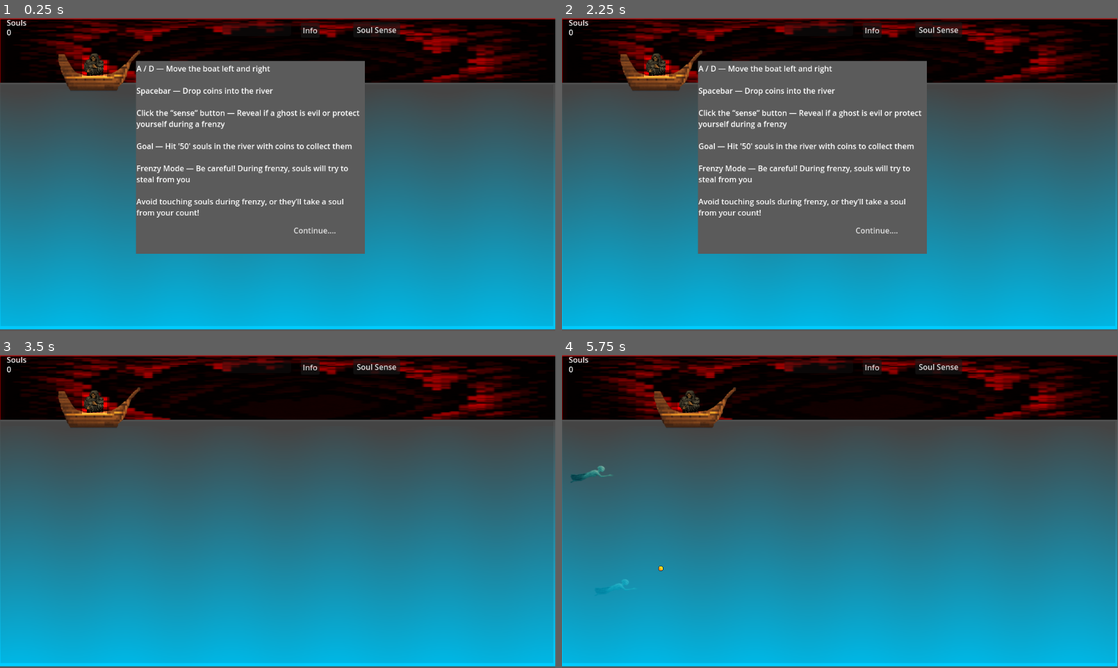
Above: before the commit, frames 1-4 (two rows, left to right).
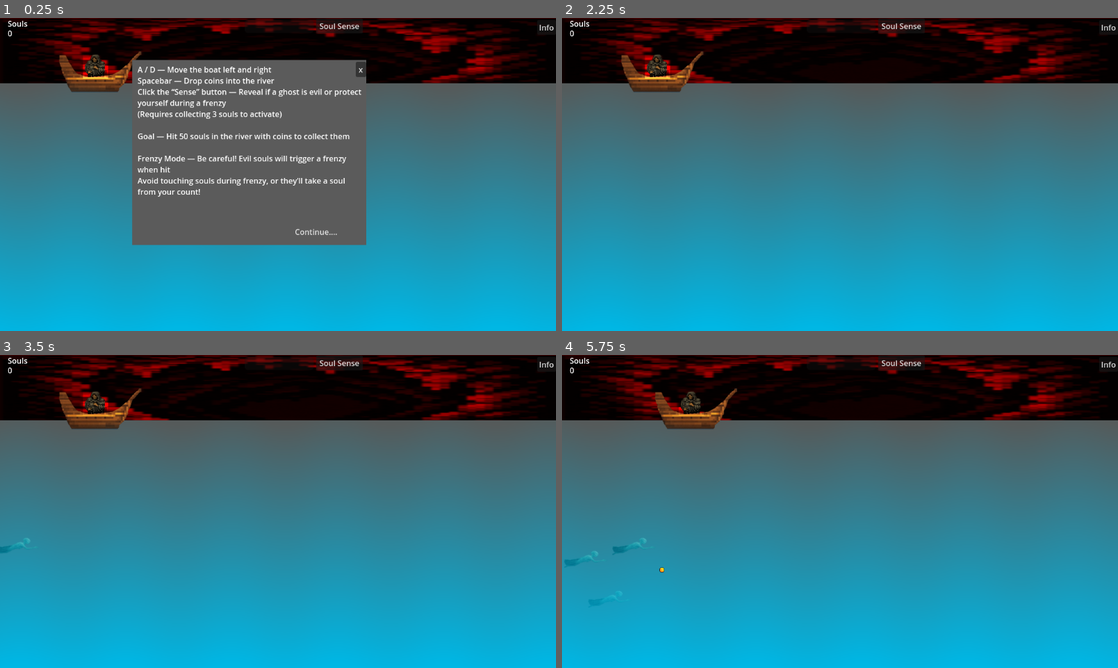
Above: after the commit, the same moments.

Repository: Latamata/PixelJam2025
Game: Godot game, scene res://scenes/game_scene.tscn
Two runs of this game, one before a commit and one after it. Both use one fixed random seed, a clock stepped at 60 frames per second and the inputs below.
Inputs (mouse positions are in pixels of both pictures, inside the frame that each line leads up to):
- Up to frame 1 (0.25 s): no input
- Up to frame 2 (2.25 s): click (1106, 27) at 0.5 s, where only the run after the commit has a clickable "Info"; click (901, 27) at 1.25 s, where only the run after the commit has a clickable "Soul Sense"; click (923, 68) at 2 s, where only the run after the commit has a clickable "x"
- Up to frame 3 (3.5 s): click (316, 567) at 2.75 s, where only the run before the commit has a clickable "Continue...."
- Up to frame 4 (5.75 s): tap Enter (ui_accept) at 3.5, 3.77, 4.52 s; hold Right (ui_right) 3.53-4.28 s; hold Left (ui_left) 4.28-5.03 s; hold Right (ui_right) from 5.03 s (still down)
In our replay, the window is 799x449 before the commit and 800x450 after it. These sizes can differ from the game's own. Grey fills any space a smaller window leaves; there, only what the larger window draws over its background counts as a difference.

The runs differ from the first frame. In frame 1, 12% of the frame differs, in the area x 0-100%, y 0-100%; in frame 2, 26%; in frame 3, 6.8%; in frame 4, 7.0%.

Commit message:
Final push 2.0
had to fix major gameplay issue with having sense on timer cooldown. set it up to be able to sense after collecting 3 souls, fixed various issues with UI and positioning.

Diff:
--- a/project.godot
+++ b/project.godot
@@ -19,6 +19,10 @@
 
 Globals="*res://scripts/Globals.gd"
 
+[display]
+
+window/stretch/mode="viewport"
+
 [input]
 
 ui_left={
--- a/scenes/Player.tscn
+++ b/scenes/Player.tscn
@@ -180,8 +180,6 @@
 position = Vector2(-8.5, 25.5)
 shape = SubResource("RectangleShape2D_3li8b")
 
-[node name="sense_timer" type="Timer" parent="."]
-
 [node name="PointLight2D" type="PointLight2D" parent="."]
 position = Vector2(-9, -9)
 scale = Vector2(0.203125, 49)
@@ -190,4 +188,3 @@
 [connection signal="body_entered" from="sense_circle" to="." method="_on_sense_circle_body_entered"]
 [connection signal="animation_finished" from="AnimationPlayer" to="." method="_on_animation_player_animation_finished"]
 [connection signal="body_entered" from="Area2D" to="." method="_on_area_2d_body_entered"]
-[connection signal="timeout" from="sense_timer" to="." method="_on_sense_timer_timeout"]
--- a/scenes/game_scene.tscn
+++ b/scenes/game_scene.tscn
@@ -19,16 +19,16 @@
 script = ExtResource("1_ycayy")
 
 [node name="Background" type="Sprite2D" parent="."]
-modulate = Color(1, 0, 0, 1)
-position = Vector2(578, 69.5)
-scale = Vector2(3.32759, 0.658416)
+modulate = Color(1, 0.00784314, 0, 1)
+position = Vector2(576, 67.5)
+scale = Vector2(3.31034, 0.668317)
 texture = ExtResource("2_rurhu")
 
 [node name="background" type="ColorRect" parent="."]
-visible = false
-offset_right = 1150.0
-offset_bottom = 646.0
-color = Color(0.423529, 0.423529, 0.423529, 0.784314)
+offset_top = 135.0
+offset_right = 1152.0
+offset_bottom = 648.0
+color = Color(0.392157, 0.423529, 0.423529, 0.784314)
 
 [node name="Player" parent="." instance=ExtResource("2_bw6k5")]
 position = Vector2(207, 110)
@@ -37,21 +37,17 @@
 
 [node name="water" type="ColorRect" parent="."]
 material = SubResource("ShaderMaterial_mixcd")
-offset_top = 149.0
-offset_right = 1155.0
+offset_top = 135.0
+offset_right = 1152.0
 offset_bottom = 648.0
-
-[node name="Camera2D" type="Camera2D" parent="."]
-position = Vector2(578, 326)
 
 [node name="Timer" type="Timer" parent="."]
 autostart = true
 
 [node name="water_ovelay" type="ColorRect" parent="."]
-offset_left = 3.0
-offset_top = 140.0
-offset_right = 1150.0
-offset_bottom = 641.0
+offset_top = 135.0
+offset_right = 1152.0
+offset_bottom = 648.0
 color = Color(0, 0, 0, 0.105882)
 
 [node name="user_interface" parent="." instance=ExtResource("2_y3j0m")]
@@ -72,7 +68,6 @@
 autoplay = true
 parameters/looping = true
 
-[connection signal="cooldown_updated" from="Player" to="." method="_on_player_cooldown_updated"]
 [connection signal="timeout" from="Timer" to="." method="_on_timer_timeout"]
 [connection signal="sense_souls" from="user_interface" to="." method="_on_user_interface_sense_souls"]
 [connection signal="timeout" from="frenzy_timestop" to="." method="_on_frenzy_timestop_timeout"]
--- a/scenes/user_interface.tscn
+++ b/scenes/user_interface.tscn
@@ -3,40 +3,52 @@
 [ext_resource type="Script" uid="uid://b4dkhdooyupv4" path="res://scripts/user_interface.gd" id="1_syvep"]
 
 [node name="user_interface" type="Control"]
+process_mode = 3
 layout_mode = 3
 anchors_preset = 0
 script = ExtResource("1_syvep")
 
 [node name="helpers" type="Control" parent="."]
 anchors_preset = 0
-offset_left = 626.0
-offset_top = 12.0
-offset_right = 726.0
+offset_left = 4.0
+offset_top = 4.0
+offset_right = 1152.0
 offset_bottom = 52.0
 
 [node name="Button" type="Button" parent="helpers"]
-layout_mode = 0
-offset_right = 19.0
-offset_bottom = 9.0
+layout_mode = 1
+anchors_preset = 1
+anchor_left = 1.0
+anchor_right = 1.0
+offset_left = -39.0
+offset_bottom = 31.0
+grow_horizontal = 0
 focus_mode = 0
 text = "Info"
 
 [node name="soul_sense" type="Button" parent="helpers"]
-layout_mode = 0
-offset_left = 109.0
-offset_top = -1.0
-offset_right = 206.0
-offset_bottom = 30.0
+layout_mode = 1
+anchors_preset = 5
+anchor_left = 0.5
+anchor_right = 0.5
+offset_left = 77.0
+offset_top = -3.0
+offset_right = 174.0
+offset_bottom = 28.0
+grow_horizontal = 2
 focus_mode = 0
 text = "Soul Sense"
 
 [node name="sense_cooldown" type="ProgressBar" parent="helpers"]
-layout_mode = 0
-offset_left = -163.0
-offset_top = 1.0
-offset_right = -20.0
-offset_bottom = 28.0
-max_value = 10.0
+layout_mode = 1
+anchors_preset = 5
+anchor_left = 0.5
+anchor_right = 0.5
+offset_left = -71.5
+offset_right = 71.5
+offset_bottom = 27.0
+grow_horizontal = 2
+max_value = 3.0
 show_percentage = false
 
 [node name="Control" type="Control" parent="."]
@@ -71,7 +83,6 @@
 text = "0"
 
 [node name="tuts" type="Control" parent="."]
-visible = false
 anchors_preset = 0
 offset_left = 284.0
 offset_top = 91.0
@@ -83,7 +94,9 @@
 anchors_preset = 15
 anchor_right = 1.0
 anchor_bottom = 1.0
-offset_bottom = 51.0
+offset_left = -10.0
+offset_top = -4.0
+offset_bottom = 30.0
 grow_horizontal = 2
 grow_vertical = 2
 color = Color(0.359069, 0.359069, 0.359069, 1)
@@ -95,16 +108,15 @@
 offset_right = 471.0
 offset_bottom = 349.0
 text = "A / D — Move the boat left and right
+Spacebar — Drop coins into the river
+Click the “Sense” button — Reveal if a ghost is evil or protect yourself during a frenzy
+(Requires collecting 3 souls to activate)
 
-Spacebar — Drop coins into the river
+Goal — Hit 50 souls in the river with coins to collect them
 
-Click the “sense” button — Reveal if a ghost is evil or protect yourself during a frenzy
-
-Goal — Hit '50' souls in the river with coins to collect them
-
-Frenzy Mode — Be careful! During frenzy, souls will try to steal from you
-
-Avoid touching souls during frenzy, or they’ll take a soul from your count!"
+Frenzy Mode — Be careful! Evil souls will trigger a frenzy when hit
+Avoid touching souls during frenzy, or they’ll take a soul from your count!
+"
 
 [node name="exit_tut" type="Button" parent="tuts"]
 process_mode = 2
@@ -117,6 +129,18 @@
 text = "Continue...."
 flat = true
 
+[node name="close_tut" type="Button" parent="tuts"]
+process_mode = 2
+layout_mode = 1
+anchors_preset = 1
+anchor_left = 1.0
+anchor_right = 1.0
+offset_left = -22.0
+offset_bottom = 31.0
+grow_horizontal = 0
+text = "x"
+
 [connection signal="button_down" from="helpers/Button" to="." method="_on_button_button_down"]
 [connection signal="button_down" from="helpers/soul_sense" to="." method="_on_soul_sense_button_down"]
 [connection signal="button_down" from="tuts/exit_tut" to="." method="_on_exit_tut_button_down"]
+[connection signal="button_down" from="tuts/close_tut" to="." method="_on_close_tut_button_down"]
--- a/scripts/Globals.gd
+++ b/scripts/Globals.gd
@@ -1,7 +1,7 @@
 extends Node
 
 signal UI_signal
-var soul_count = 1
+var soul_count = 0
 const SOUL_LIMIT = 50  # set your desired limit
 
 func add_souls(soul_amount):
--- a/scripts/game_scene.gd
+++ b/scripts/game_scene.gd
@@ -4,7 +4,7 @@
 @onready var coin_scene = preload("res://scenes/coin.tscn")
 @onready var soul_scene = preload("res://scenes/soul.tscn")
 @onready var player: CharacterBody2D = $Player
-@onready var camera_2d: Camera2D = $Camera2D
+#@onready var camera_2d: Camera2D = $Camera2D
 @onready var soul_group_node: Node2D = $soul_group_node
 @onready var water_ovelay: ColorRect = $water_ovelay
 @onready var audio_stream_player_2d: AudioStreamPlayer2D = $AudioStreamPlayer2D
@@ -15,7 +15,6 @@
 func _input(event):
 	if event.is_action_pressed("ui_accept"):
 		toss_a_coin()
-
 
 var can_toss_coin := true
 
@@ -36,24 +35,24 @@
 func spawn_soul():
 	var soul = soul_scene.instantiate()
 
-	# Get camera boundaries
-	var cam_pos = camera_2d.global_position
+	# Get camera center and screen size
+	#var cam_pos = camera_2d.global_position
 	var screen_size = get_viewport().get_visible_rect().size
-	# Spawn just to the left of the water overlay
+
+	# X position: just left of the water overlay
 	var overlay_pos = water_ovelay.get_global_position()
-	var spawn_x = overlay_pos.x - 32  # Adjust padding as needed
+	var spawn_x = overlay_pos.x - 32
 
-
-	# Spawn somewhere between 25% and 100% of screen height
-	var top_limit = cam_pos.y - screen_size.y / 2 + screen_size.y * 0.25
-	var bottom_limit = cam_pos.y + screen_size.y / 2
+	# Define vertical spawn limits more precisely
+	var soul_height = 32  # Approximate half of the soul sprite's height (adjust if needed)
+	var top_limit = screen_size.y / 2 + screen_size.y * 0.25 + soul_height
+	var bottom_limit =  screen_size.y / 2 - soul_height
 	var spawn_y = randf_range(top_limit, bottom_limit)
 
 	# Setup soul
 	if evil_water_off:
 		soul.attacking = true
 
-	# 🎲 Random chance to be evil — 20% chance (adjust as needed)
 	if randf() < 0.2:
 		soul.evil_soul = true
 	soul.connect("evil_spirit_triggered", Callable(self, "_on_soul_evil_spirit_triggered"))
@@ -63,7 +62,6 @@
 	soul.global_position = Vector2(spawn_x, spawn_y)
 
 	soul_group_node.add_child(soul)
-
 
 func _UI_signal():
 	$user_interface.update_UI()
@@ -87,24 +85,21 @@
 			entity.attacking = false
 
 func _on_user_interface_sense_souls() -> void:
-	#print(player.sense_on_cooldown)
-	if !player.sense_on_cooldown:
-		player.soul_sense()
+	player.soul_sense()
 
 var frenzy_on_cooldown = false
 
-func _on_soul_evil_spirit_triggered() -> void:
-	#print(frenzy_on_cooldown)
-	if !evil_water_off and !frenzy_on_cooldown:
-		_on_user_interface_change_color_water()
-
+func _on_soul_evil_spirit_triggered(if_evil) -> void:
+	if if_evil:
+		if !evil_water_off and !frenzy_on_cooldown:
+			_on_user_interface_change_color_water()
+	else:
+		$user_interface.add_soul_progress(1.0)  # adjust value to balance gameplay
+	$user_interface.update_UI()
 func _on_frenzy_timestop_timeout() -> void:
 	_on_user_interface_change_color_water()
 	frenzy_on_cooldown = true
-	$frenzy_balanceCD.start()  # Start cooldown timer
-
-func _on_player_cooldown_updated(progress: float) -> void:
-	$user_interface.set_soul_reload_UI(progress)
+	$frenzy_balanceCD.start()  # Start cooldown time
 
 func _on_frenzy_balance_cd_timeout() -> void:
 	#print('running')
--- a/scripts/player_script.gd
+++ b/scripts/player_script.gd
@@ -1,11 +1,8 @@
 extends CharacterBody2D
-
-signal cooldown_updated(progress : float)
 
 @export var speed := 100.0  # You can adjust this to your needs
 @onready var sense_circle: Area2D = $sense_circle
 @onready var animation_player: AnimationPlayer = $AnimationPlayer
-var sense_on_cooldown = false
 var direction := 0.0  # Make direction a member variable
 var max_cooldown = 5.0
 var cooldown_counter = 0
@@ -31,9 +28,6 @@
 		body.attacking = false
 
 func soul_sense():
-	sense_on_cooldown = true
-	cooldown_counter = 10.0
-	$sense_timer.start()
 	animation_player.play("circle_sense")
 
 func _on_animation_player_animation_finished(anim_name: StringName) -> void:
@@ -47,9 +41,4 @@
 		body.rise_from_dead()
 
 func _on_sense_timer_timeout():
-	cooldown_counter -= 1.0
 	emit_signal("cooldown_updated", cooldown_counter )
-	if cooldown_counter <= 0:
-		sense_on_cooldown = false
-		print("Cooldown finished!")
-		$sense_timer.stop()
--- a/scripts/soul.gd
+++ b/scripts/soul.gd
@@ -1,6 +1,7 @@
 extends CharacterBody2D
 
-signal evil_spirit_triggered
+signal evil_spirit_triggered(is_evil: bool)
+
 
 @onready var animation_player: AnimationPlayer = $AnimationPlayer
 @export var SPEED := 50  # pixels per second
@@ -52,8 +53,9 @@
 		point_light_2d.energy = 0.0                # Or your default energy value
 	elif anim_name == "rise_up":
 		queue_free()
+		emit_signal('evil_spirit_triggered', false)
 	elif anim_name == "evil_rise":
-		emit_signal('evil_spirit_triggered')
+		emit_signal('evil_spirit_triggered', true)
 		queue_free()
 
 func sensed_out():
--- a/scripts/user_interface.gd
+++ b/scripts/user_interface.gd
@@ -8,6 +8,10 @@
 func _ready() -> void:
 	_on_button_button_down()
 
+func _input(event):
+	if event.is_action_pressed("ui_cancel"):
+		_on_exit_tut_button_down()
+
 func update_UI():
 	soul_count.text = str(Globals.soul_count)
 
@@ -15,11 +19,25 @@
 	show_tut()
 
 func _on_soul_sense_button_down() -> void:
-	#print('button pressed')
-	emit_signal('sense_souls')
+	if soul_progress >= sense_cooldown.max_value:
+		emit_signal("sense_souls")
+		soul_progress = 0.0
+		set_soul_reload_UI(soul_progress)
+
+
+var soul_progress := 0.0
+
+func add_soul_progress(amount: float) -> void:
+	if soul_progress >= sense_cooldown.max_value:
+		return  # Already full, don't add more
+
+	soul_progress = clamp(soul_progress + amount, 0.0, sense_cooldown.max_value)
+	set_soul_reload_UI(soul_progress)
+
 
 func set_soul_reload_UI(progress):
-	sense_cooldown.value = sense_cooldown.max_value - progress
+	sense_cooldown.value = progress
+
 
 func show_tut():
 	$tuts.visible = true
@@ -30,3 +48,9 @@
 	print('runnging')
 	$tuts.visible = false
 	get_tree().paused = false
+
+
+func _on_close_tut_button_down() -> void:
+	print('running')
+	$tuts.visible = false
+	get_tree().paused = false
Binary file changed: assets/background.png
Not shown, added: export_presets.cfg
